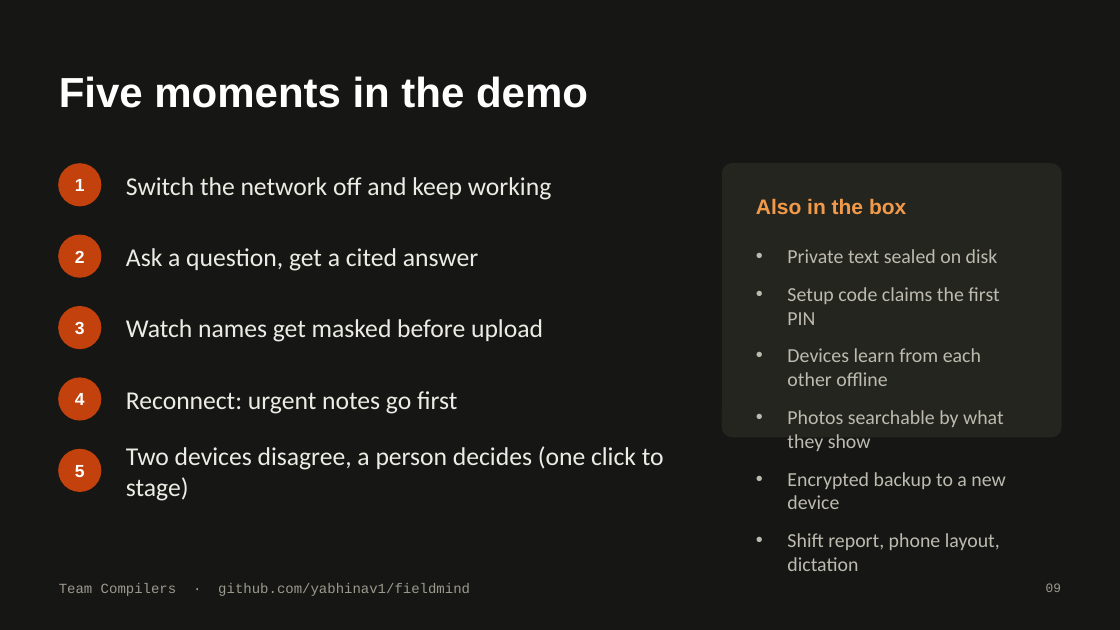
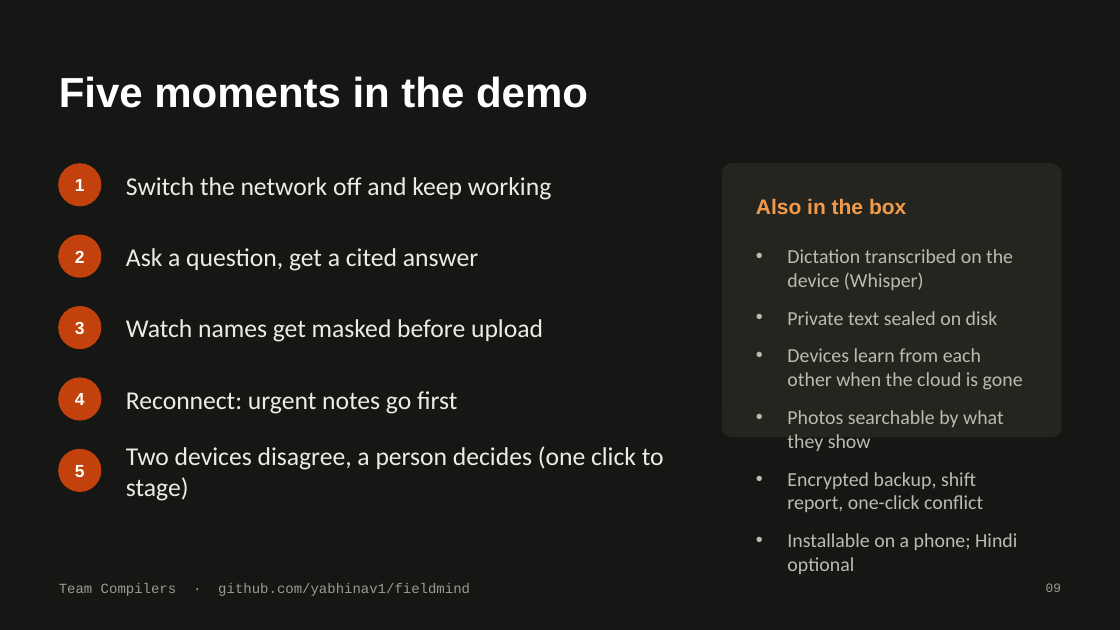
Before and after one commit to yabhinav1/fieldmind, a slide deck: slide 9 of docs/FieldMind-Compilers.pptx. Drawn at 1120x630 pixels with LibreOffice and Linux fonts; fonts in the diff are those of the drawing. Boxes give left, top, right and bottom in pixels: in the first picture for what was removed or moved away, otherwise in the second. Text is boxed around its words. In the diff, an @@ line names an element or a change of style, - is before the commit and + after.

Commit message:
Deck: current state, with a Try-it-live slide
On-device dictation, the hosted 24/7 setup and the new dashboard in the text;
a final slide with QR codes for the live device and the repository, and five
things to try in two minutes.

```diff
--- a/docs/FieldMind-Compilers.pptx
+++ b/docs/FieldMind-Compilers.pptx
@@ text at (787,249,1013,290): paragraph added @@
+• Dictation transcribed on the device (Whisper)
@@ text at (787,348,1023,390): text changed @@
-• Setup code claims the first PIN
-• Devices learn from each other offline
+• Devices learn from each other when the cloud is gone
@@ text at (787,472,1017,574): text changed @@
-• Encrypted backup to a new device
-• Shift report, phone layout, dictation
+• Encrypted backup, shift report, one-click conflict
+• Installable on a phone; Hindi optional
```
Also in this commit, not shown: 2 other slides changed, 1 slide added, 5 other files.
